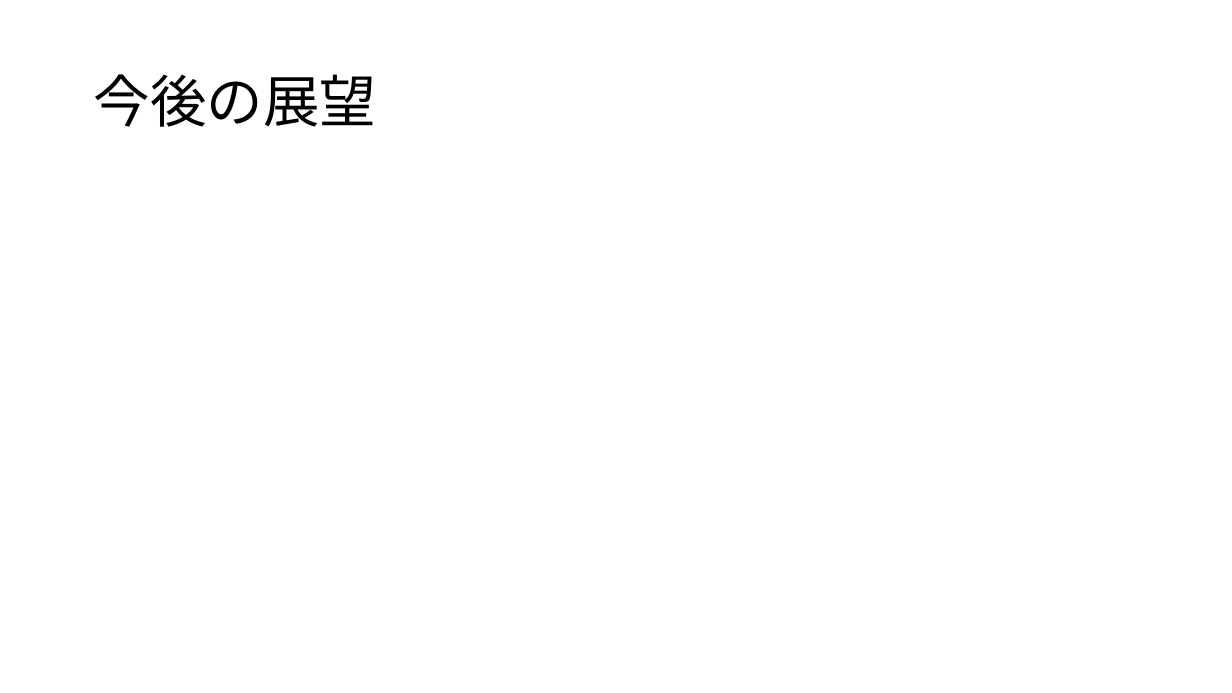
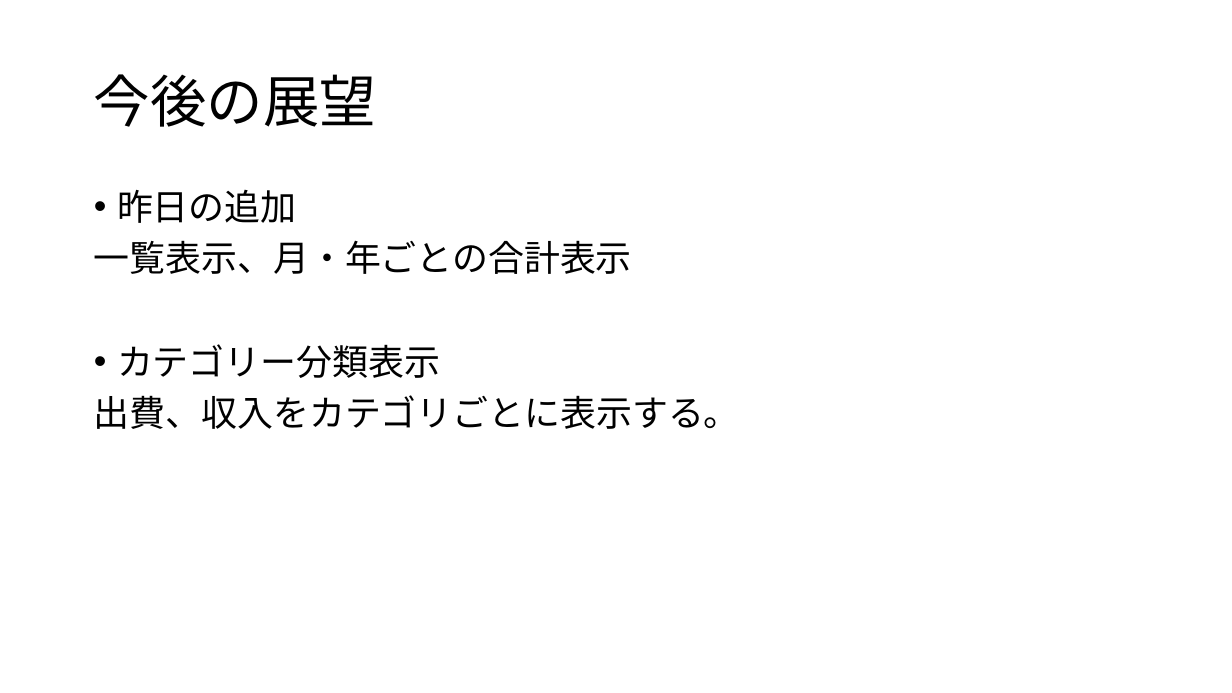
Before and after one commit to ICHIJOKANAN/mobile, a slide deck: slide 5 of モバイル制作.pptx. Drawn at 1232x693 pixels with LibreOffice and Linux fonts; fonts in the diff are those of the drawing. Boxes give left, top, right and bottom in pixels: in the first picture for what was removed or moved away, otherwise in the second. Text is boxed around its words. In the diff, an @@ line names an element or a change of style, - is before the commit and + after.

Commit message:
出費画面にテキストボックスを配置しました。

```diff
--- a/モバイル制作.pptx
+++ b/モバイル制作.pptx
@@ text added at (94, 190, 740, 429), 28 pt, text #000000 @@
+• 昨日の追加
+一覧表示、月・年ごとの合計表示
+• カテゴリー分類表示
+出費、収入をカテゴリごとに表示する。
```
Also in this commit, not shown: 3 other files.
